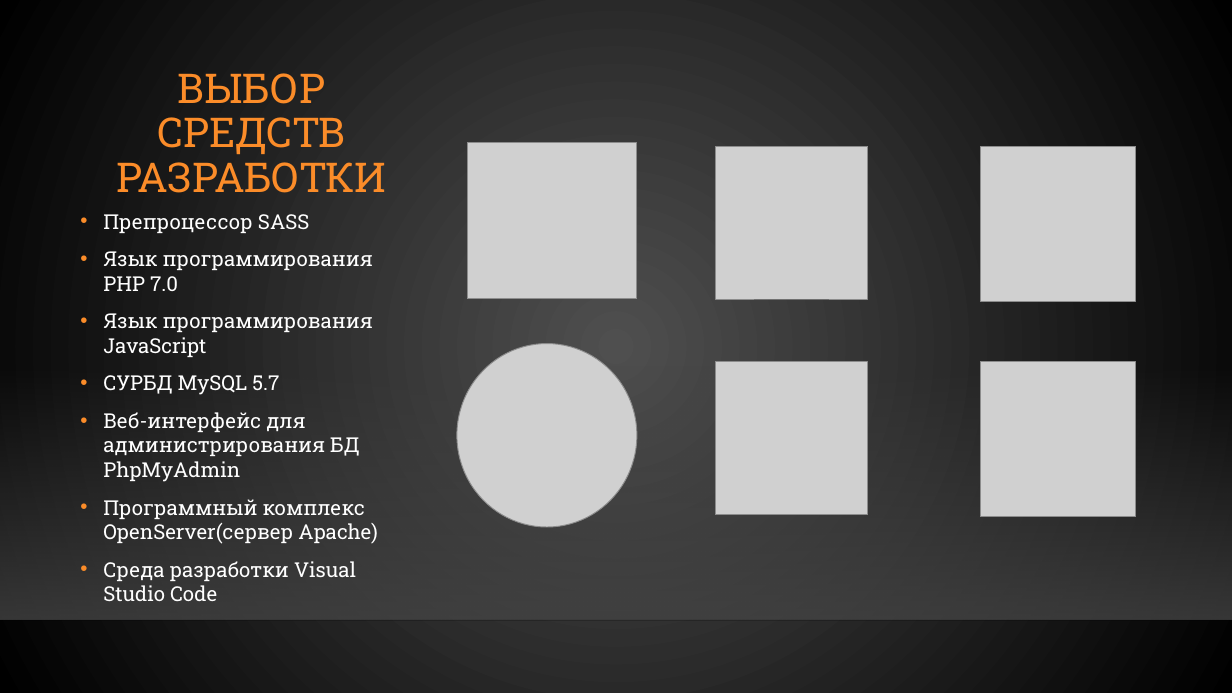
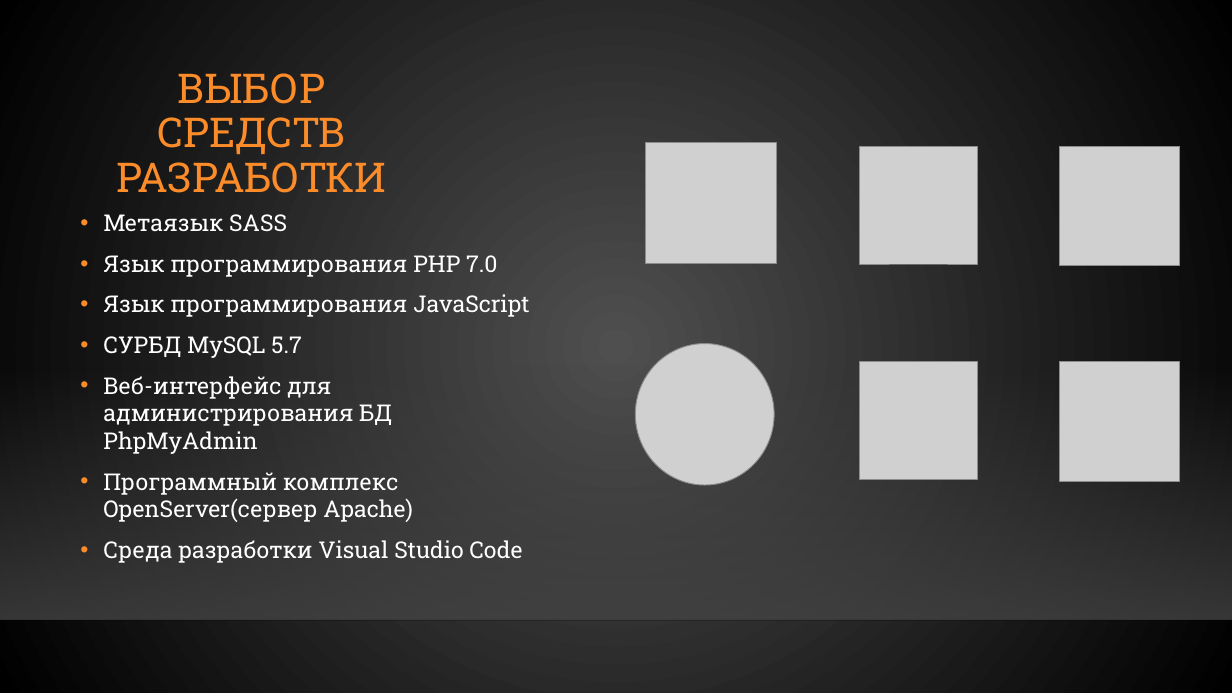
Before and after one commit to gunger28/diploma, a slide deck: slide 5 of Гунгер Диплом презентация.pptx. Drawn at 1232x693 pixels with LibreOffice and Linux fonts; fonts in the diff are those of the drawing; grey boxes stand for pictures; background and template pictures are left out. Boxes give left, top, right and bottom in pixels: in the first picture for what was removed or moved away, otherwise in the second. Text is boxed around its words. In the diff, an @@ line names an element or a change of style, - is before the commit and + after.

```diff
--- a/Гунгер Диплом презентация.pptx
+++ b/Гунгер Диплом презентация.pptx
@@ picture removed at <box>468,142,638,299</box> @@
@@ picture added at <box>646,142,777,262</box> @@
@@ picture removed at <box>715,146,868,299</box> @@
@@ picture added at <box>860,146,978,264</box> @@
@@ picture: place and size @@
-picture at <box>981,146,1136,301</box>
+picture at <box>1060,146,1179,265</box>
@@ text at <box>103,214,287,232</box>: text changed; size 16 to 18 pt @@
-• Препроцессор SASS
+• Метаязык SASS
@@ text at <box>103,255,529,563</box>: size 16 to 18 pt @@
@@ picture removed at <box>457,344,637,528</box> @@
@@ picture added at <box>636,344,775,485</box> @@
@@ picture removed at <box>715,362,868,515</box> @@
@@ picture added at <box>860,362,978,481</box> @@
@@ picture: place and size @@
-picture at <box>981,362,1136,518</box>
+picture at <box>1060,362,1179,482</box>
```
Also in this commit, not shown: 1 other slide changed, 4 other files.
